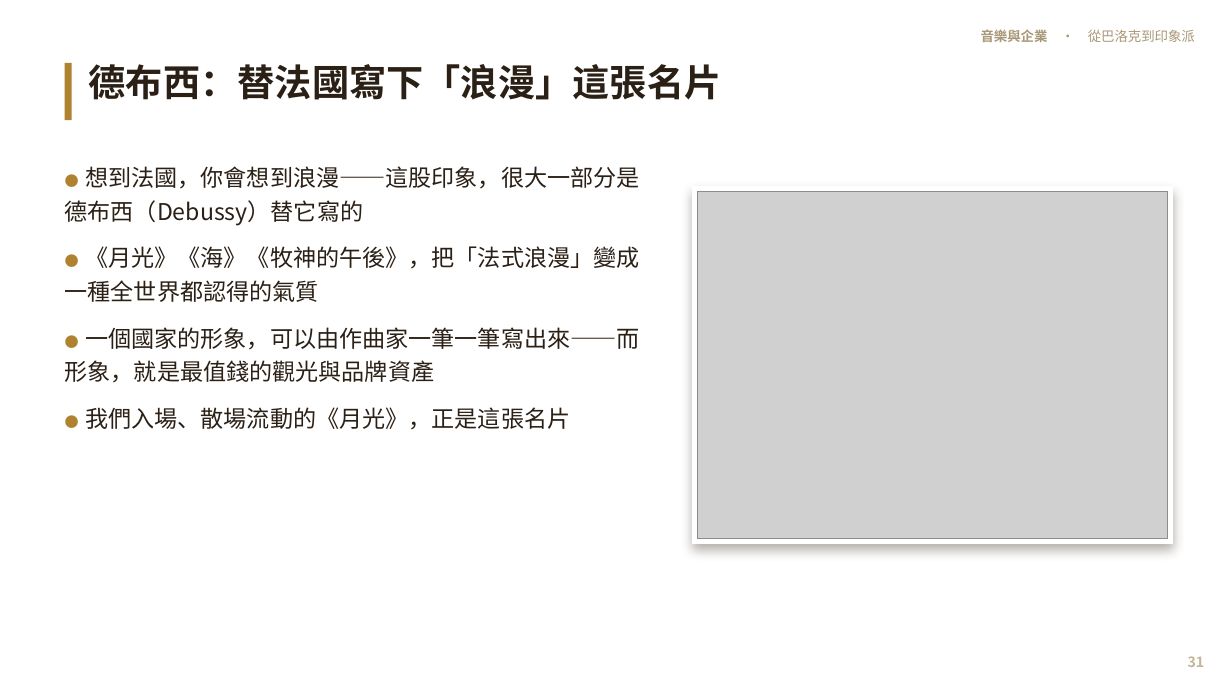
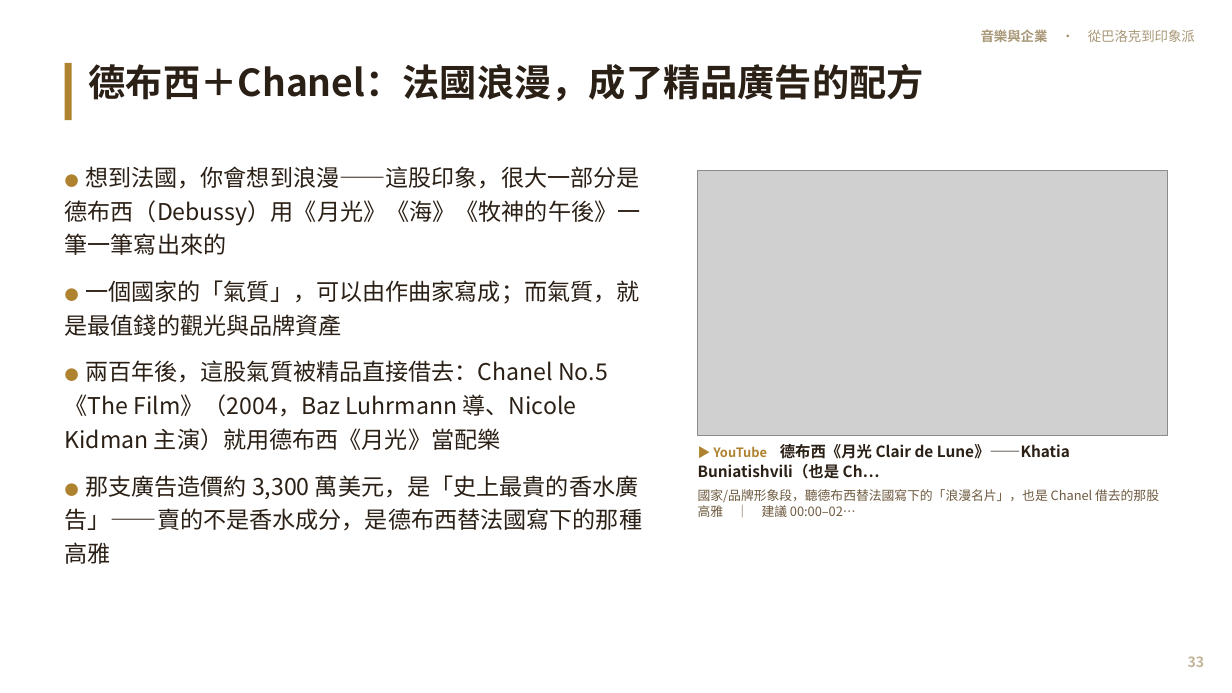
Before and after one commit to kblab2024/music-business-lecture, a slide deck: slide 33 of docs/downloads/音樂與企業-投影片.pptx (slide 31 before the commit). Drawn at 1232x693 pixels with LibreOffice and Linux fonts; fonts in the diff are those of the drawing; grey boxes stand for pictures. Boxes give left, top, right and bottom in pixels: in the first picture for what was removed or moved away, otherwise in the second. Text is boxed around its words. In the diff, an @@ line names an element or a change of style, - is before the commit and + after.

```diff
--- a/docs/downloads/音樂與企業-投影片.pptx
+++ b/docs/downloads/音樂與企業-投影片.pptx
@@ text at (89, 64, 924, 101): text changed @@
-德布西：替法國寫下「浪漫」這張名片
+德布西＋Chanel：法國浪漫，成了精品廣告的配方
@@ text at (65, 166, 643, 564): text changed @@
-● 想到法國，你會想到浪漫——這股印象，很大一部分是德布西（Debussy）替它寫的
-● 《月光》《海》《牧神的午後》，把「法式浪漫」變成一種全世界都認得的氣質
-● 一個國家的形象，可以由作曲家一筆一筆寫出來——而形象，就是最值錢的觀光與品牌資產
-● 我們入場、散場流動的《月光》，正是這張名片
+● 想到法國，你會想到浪漫——這股印象，很大一部分是德布西（Debussy）用《月光》《海》《牧神的午後》一筆一筆寫出來的
+● 一個國家的「氣質」，可以由作曲家寫成；而氣質，就是最值錢的觀光與品牌資產
+● 兩百年後，這股氣質被精品直接借去：Chanel No.5《The Film》（2004，Baz Luhrmann 導、Nicole Kidman 主演）就用德布西《月光》當配樂
+● 那支廣告造價約 3,300 萬美元，是「史上最貴的香水廣告」——賣的不是香水成分，是德布西替法國寫下的那種高雅
@@ picture: place and size @@
-picture at (698, 191, 1167, 538)
+picture at (698, 171, 1167, 435)
@@ rectangle removed at (692, 186, 1173, 543) @@
@@ text added at (698, 444, 1159, 517), 10 pt, text #6E5A40, bold @@
+▶ YouTube 德布西《月光 Clair de Lune》——Khatia Buniatishvili（也是 Ch…
+國家/品牌形象段，聽德布西替法國寫下的「浪漫名片」，也是 Chanel 借去的那股高雅 ｜ 建議 00:00–02…
@@ text at (1188, 656, 1205, 667): text changed @@
-31
+33
```
Also in this commit, not shown: 47 other slides changed, 2 slides added, 30 other files.
